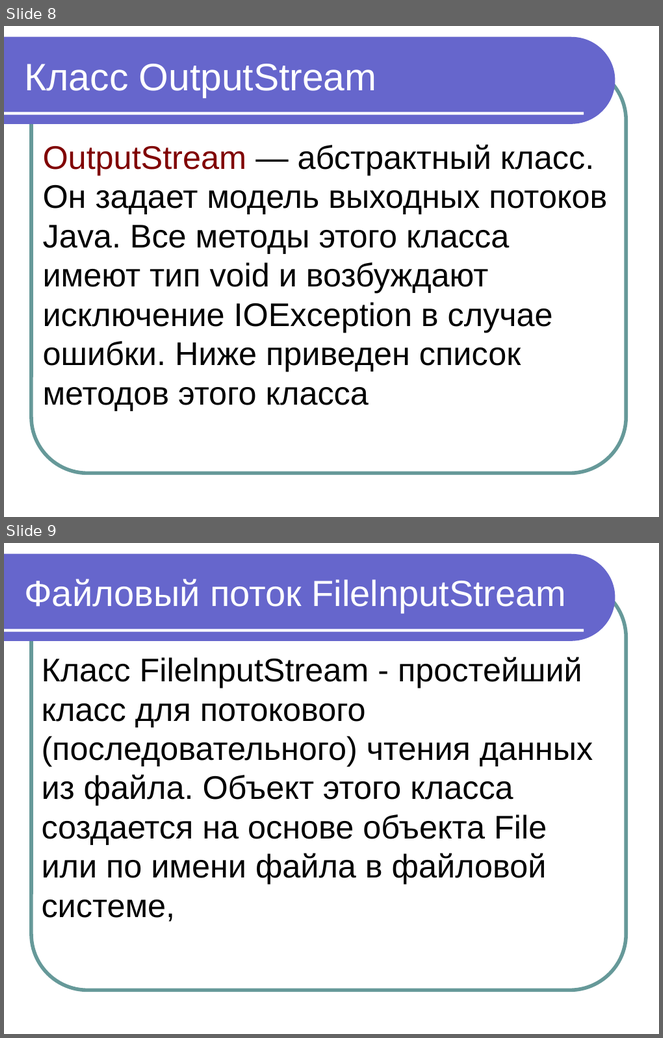
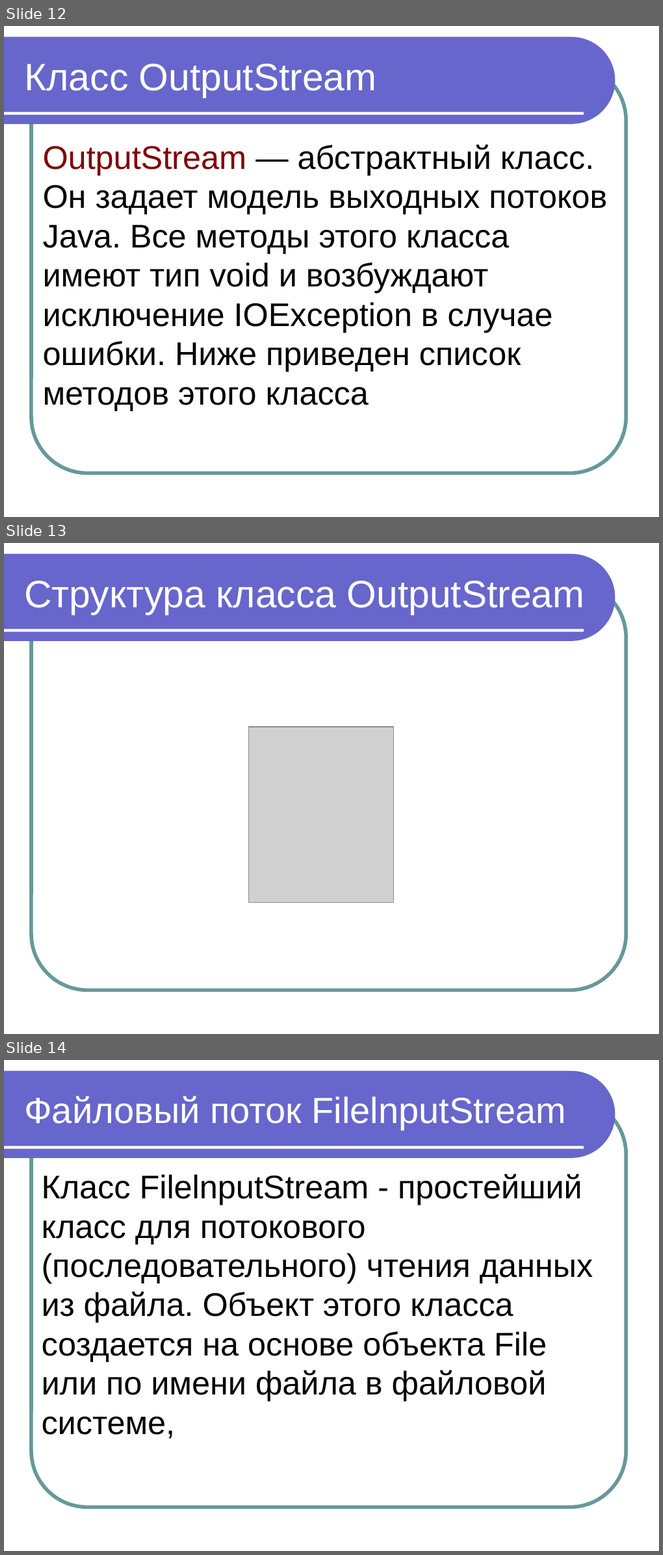
Before and after one commit to maxchv/JavaLessons, a slide deck: Lesson12/Modul 10 Rabota s faylami.ppt. Shown one above the other, each under a label of ours: slides 8 and 9 before the commit, slides 12, 13 and 14 after it. The pictures are 663x1038 and 663x1555 pixels, drawn with LibreOffice and Linux fonts; fonts in the diff are those of the drawing; grey boxes stand for pictures. Boxes give left, top, right and bottom in pixels: in the first picture for what was removed or moved away, otherwise in the second. Text is boxed around its words. In the diff, an @@ line names an element or a change of style, - is before the commit and + after.

```diff
--- a/Lesson12/Modul 10 Rabota s faylami.ppt
+++ b/Lesson12/Modul 10 Rabota s faylami.ppt
@@ slide 13 added at <box>4,543,659,1034</box>, background #FFFFFF; not listed: 3 template elements that a slide beside it also shows @@
@@ text added at <box>24,581,585,615</box>, 42 pt, text #FFFFFF @@
+Структура класса OutputStream
@@ picture added at <box>249,727,393,902</box> @@
@@ what was slide 8 is now slide 12 @@
@@ what was slide 9 is now slide 14 @@
```
Also in this commit, not shown: 1 slide changed, 4 other slides added, 23 other files.
